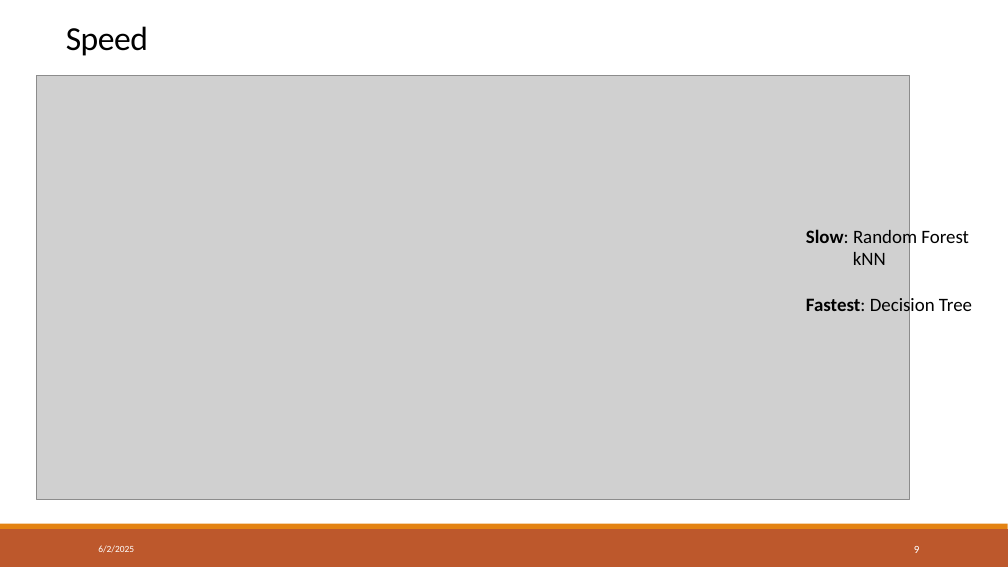
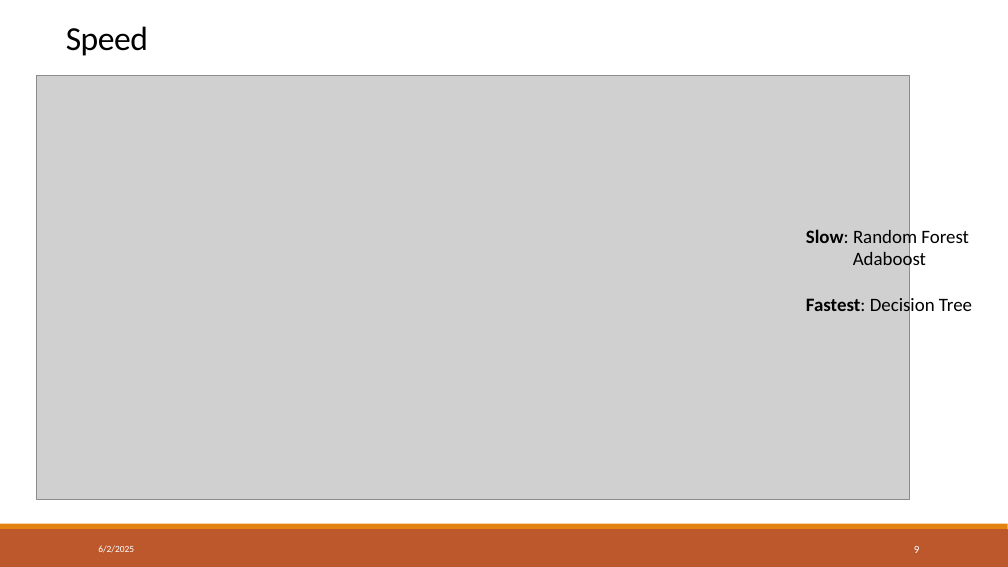
Before and after one commit to eneribnk/ML-Assignment, a slide deck: slide 9 of Machine Learning Assignment_Eneri_Boniakou.pptx. Drawn at 1008x567 pixels with LibreOffice and Linux fonts; fonts in the diff are those of the drawing; grey boxes stand for pictures. Boxes give left, top, right and bottom in pixels: in the first picture for what was removed or moved away, otherwise in the second. Text is boxed around its words. In the diff, an @@ line names an element or a change of style, - is before the commit and + after.

```diff
--- a/Machine Learning Assignment_Eneri_Boniakou.pptx
+++ b/Machine Learning Assignment_Eneri_Boniakou.pptx
@@ text at bbox=[853, 250, 926, 271]: text changed @@
-kNN
+Adaboost
```
Also in this commit, not shown: 8 other slides changed, 1 slide added, 1 slide removed.
